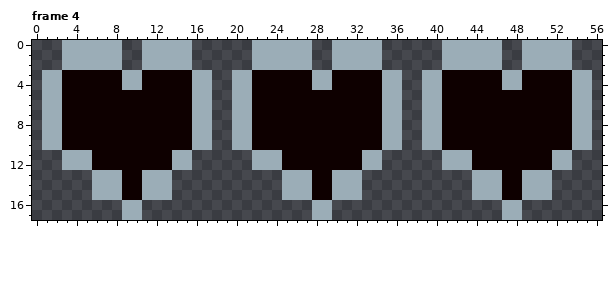
A pixel-art file gets an edit: Assets/Sprites/Menu/HPBar.aseprite. Above, as it was before the edit.
57x18 pixels, 4 frames. Shown: frame 4.
After:
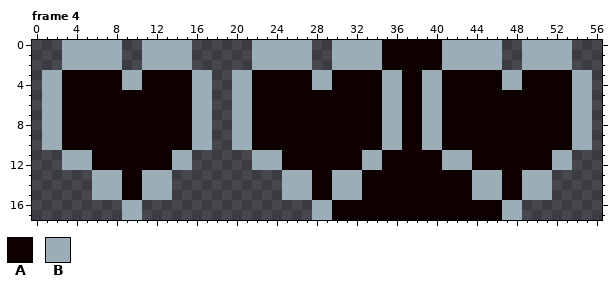
Palette (. is transparent): A #0e0000  B #9badb7
Diff:
Changed rows in their new state; - is an unchanged pixel.
Frame 4:
first column x 30:
 0 -----AAAAAA------
 1 -----AAAAAA------
 2 -----AAAAAA------
 3 -------AA--------
 4 -------AA--------
 5 -------AA--------
 6 -------AA--------
 7 -------AA--------
 8 -------AA--------
 9 -------AA--------
10 -------AA--------
11 -----AAAAAA------
12 -----AAAAAA------
13 ---AAAAAAAAAAA---
14 ---AAAAAAAAAAA---
15 ---AAAAAAAAAAA---
16 AAAAAAAAAAAAAAAAA
17 AAAAAAAAAAAAAAAAA
Boxes around the changes in both pictures, in picture pixels (x1, y1, x2, y2):
added: (332, 40, 502, 220)
